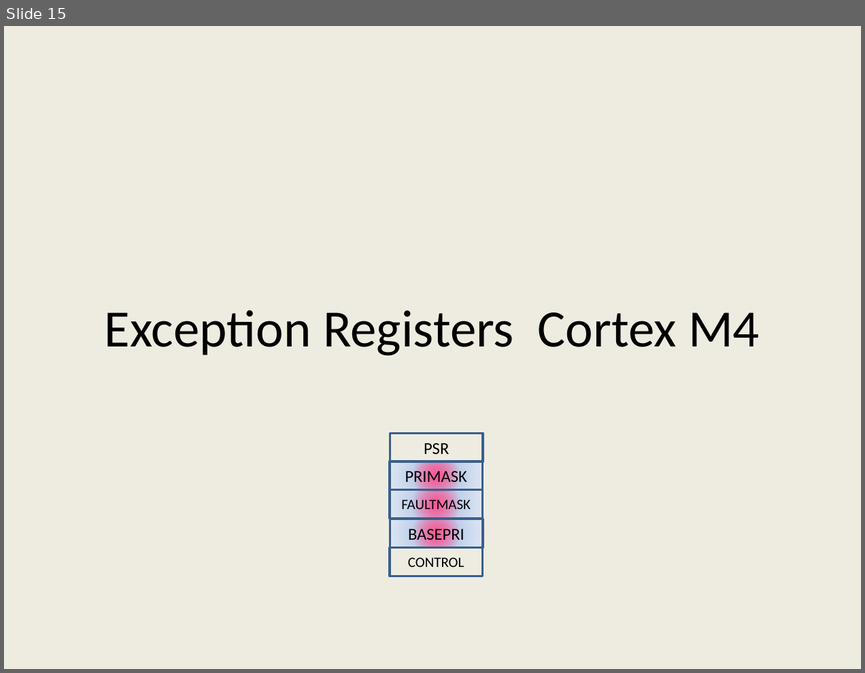
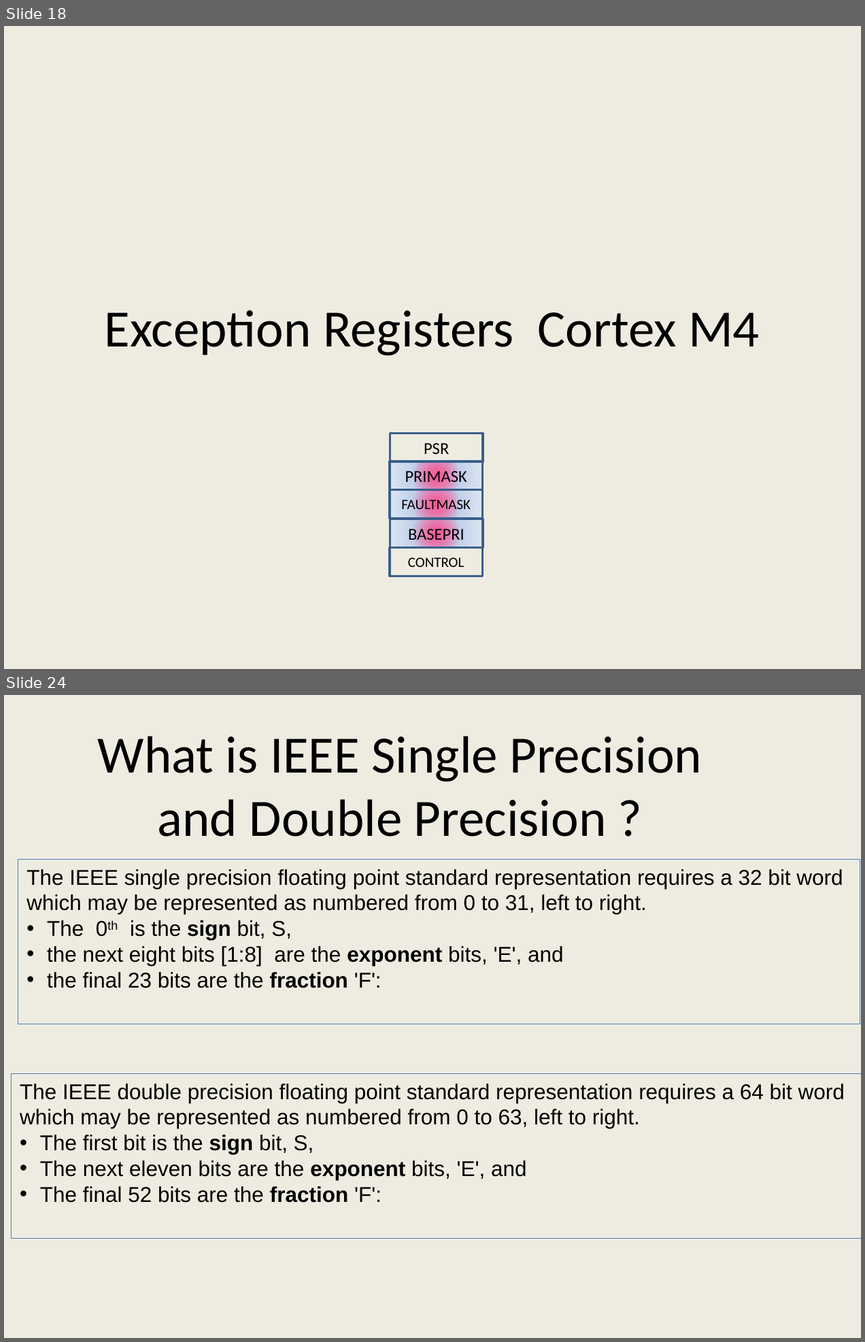
Before and after one commit to girishsukukumar/ARM-Architecture, a slide deck: Module-4.pptx. Shown one above the other, each under a label of ours: slide 15 before the commit, slides 18 and 24 after it; the slides between them are not shown. The pictures are 865x673 and 865x1342 pixels, drawn with LibreOffice and Linux fonts; fonts in the diff are those of the drawing. Boxes give left, top, right and bottom in pixels: in the first picture for what was removed or moved away, otherwise in the second. Text is boxed around its words. In the diff, an @@ line names an element or a change of style, - is before the commit and + after.

```diff
--- a/Module-4.pptx
+++ b/Module-4.pptx
@@ slide 24 added at [4, 695, 861, 1338], background #EEECE1 @@
@@ text added at [98, 736, 702, 836], 44 pt, text #000000 @@
+What is IEEE Single Precision and Double Precision ?
@@ rectangle added at [18, 860, 860, 1024], outline #4B7EBC 0.75 pt, 18 pt, text #000000 @@
+The IEEE single precision floating point standard representation requires a 32 bit word
+which may be represented as numbered from 0 to 31, left to right.
+• The 0th is the sign bit, S,
+• the next eight bits [1:8] are the exponent bits, 'E', and
+• the final 23 bits are the fraction 'F':
@@ rectangle added at [11, 1074, 861, 1238], outline #4B7EBC 0.75 pt, 18 pt, text #000000 @@
+The IEEE double precision floating point standard representation requires a 64 bit word
+which may be represented as numbered from 0 to 63, left to right.
+• The first bit is the sign bit, S,
+• The next eleven bits are the exponent bits, 'E', and
+• The final 52 bits are the fraction 'F':
@@ what was slide 15 is now slide 18 @@
```
Also in this commit, not shown: 6 slides changed, 7 other slides added, 25 slides removed.
